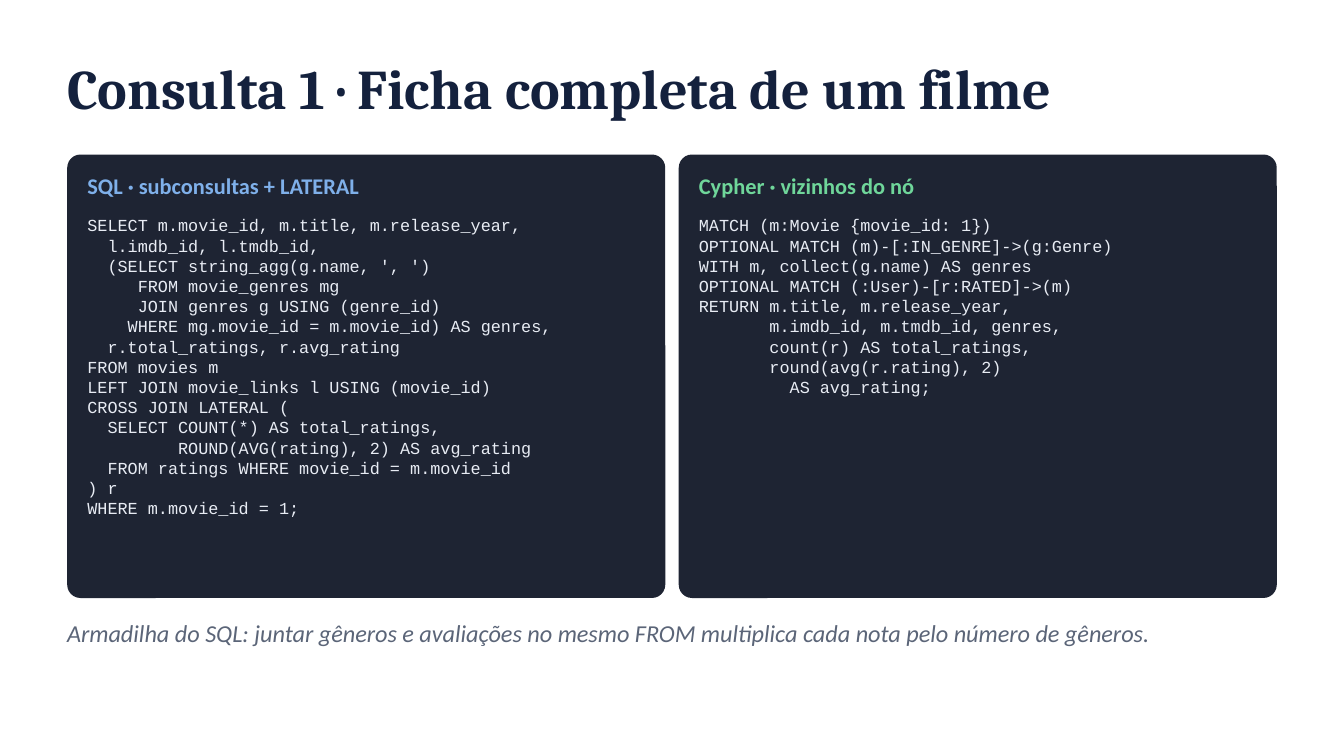
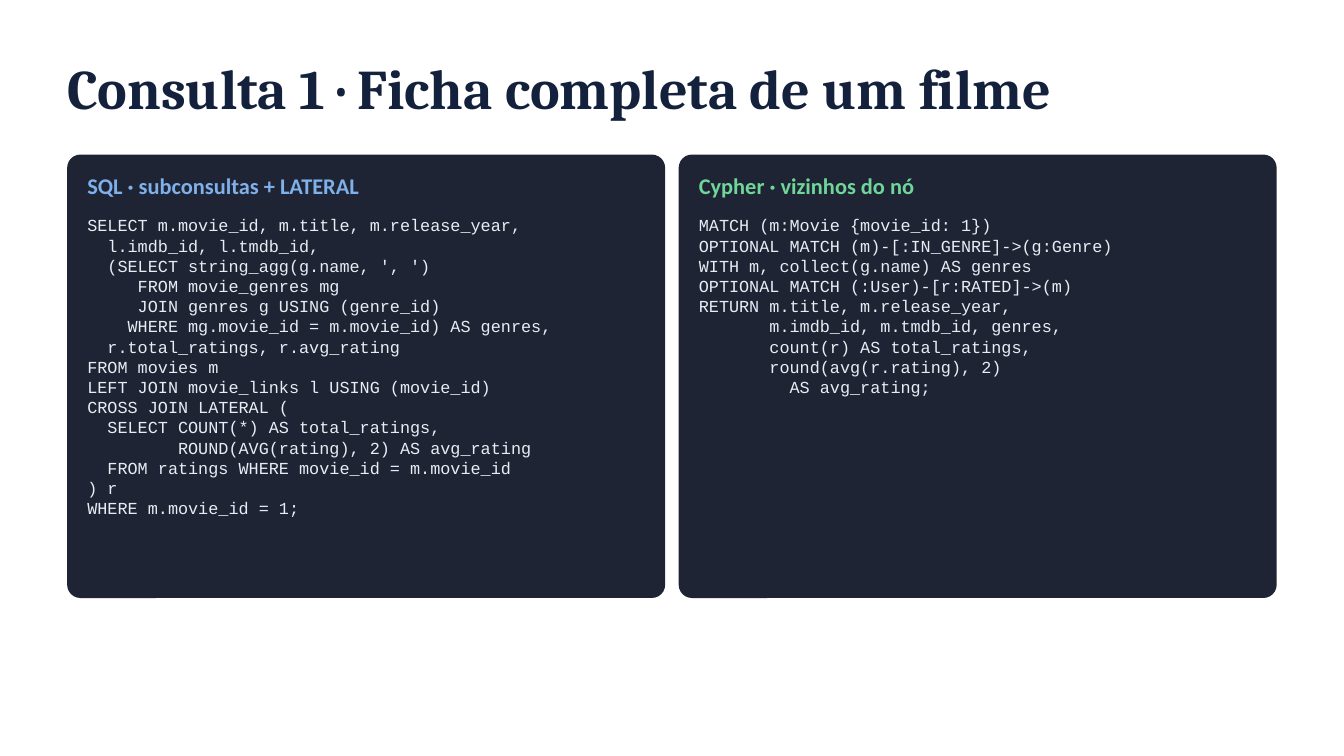
Before and after one commit to FineiasAntonio/BancoDeDados, a slide deck: slide 6 of docs/apresentacao.pptx (slide 7 before the commit). Drawn at 1344x756 pixels with LibreOffice and Linux fonts; fonts in the diff are those of the drawing. Boxes give left, top, right and bottom in pixels: in the first picture for what was removed or moved away, otherwise in the second. Text is boxed around its words. In the diff, an @@ line names an element or a change of style, - is before the commit and + after.

```diff
--- a/docs/apresentacao.pptx
+++ b/docs/apresentacao.pptx
@@ text removed at (x1=67, y1=625, x2=1149, y2=646) @@
-Armadilha do SQL: juntar gêneros e avaliações no mesmo FROM multiplica cada nota pelo número de gêneros.
```
Also in this commit, not shown: 9 other slides changed, 2 slides removed.
